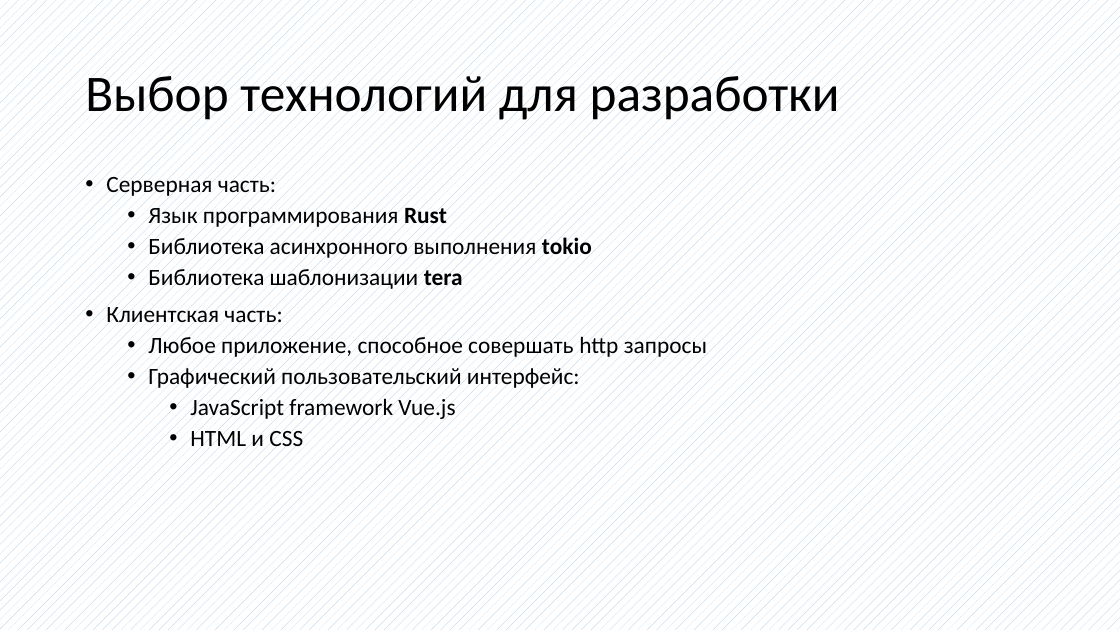
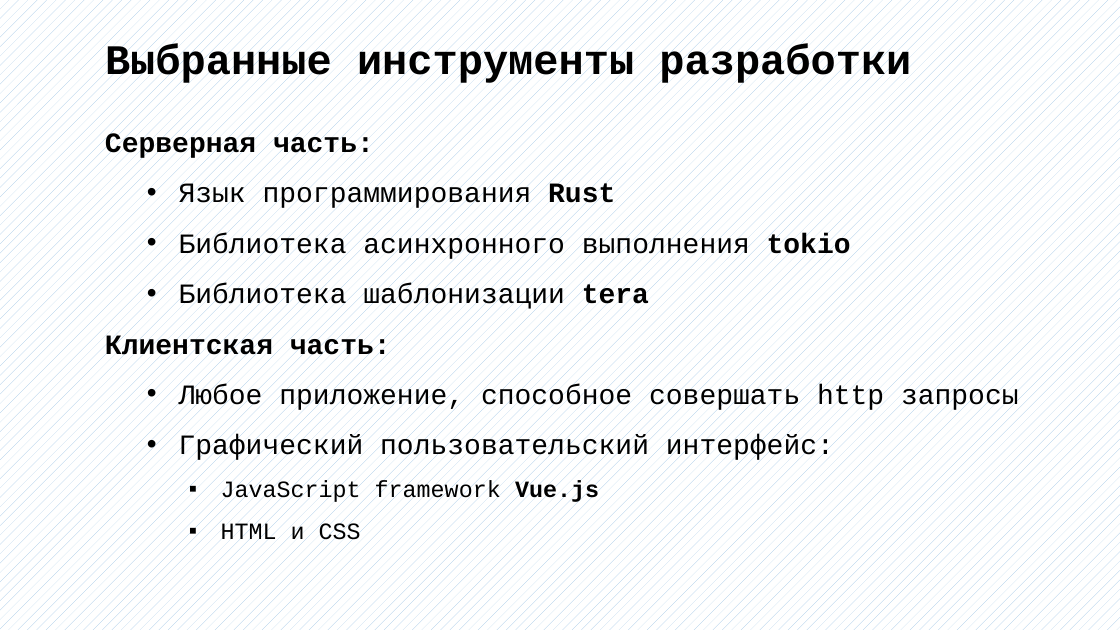
Before and after one commit to bobs4462/tachyon, a slide deck: slide 14 of docs/Презентация ВКР.pptx (slide 12 before the commit). Drawn at 1120x630 pixels with LibreOffice and Linux fonts; fonts in the diff are those of the drawing. Boxes give left, top, right and bottom in pixels: in the first picture for what was removed or moved away, otherwise in the second. Text is boxed around its words. In the diff, an @@ line names an element or a change of style, - is before the commit and + after.

```diff
--- a/docs/Презентация ВКР.pptx
+++ b/docs/Презентация ВКР.pptx
@@ text added at (x1=105, y1=44, x2=911, y2=87), 36 pt, text #000000, bold @@
+Выбранные инструменты разработки
@@ title removed at (x1=85, y1=68, x2=840, y2=123) @@
-Выбор технологий для разработки
@@ text "Серверная часть:" moved from (x1=106, y1=172, x2=707, y2=452) to (x1=105, y1=132, x2=1019, y2=546) @@
@@ text "Серверная часть:" at (x1=105, y1=132, x2=1019, y2=546): size 20 to 24 pt in "Серверная часть:", "Язык программирования Rust", "Библиотека асинхронного выполнения tokio", "Библиотека шаблонизации tera" and 3 more places; font Calibri to Courier New; bold on in "Серверная часть:", "Клиентская часть:", "Vue.js"; bullet • to none; line spacing 0.9 to 1.5; less space between paragraphs; indent changed; bullet • to ▪ @@
```
Also in this commit, not shown: 8 other slides changed, 5 slides added, 3 slides removed, 2 other files.
